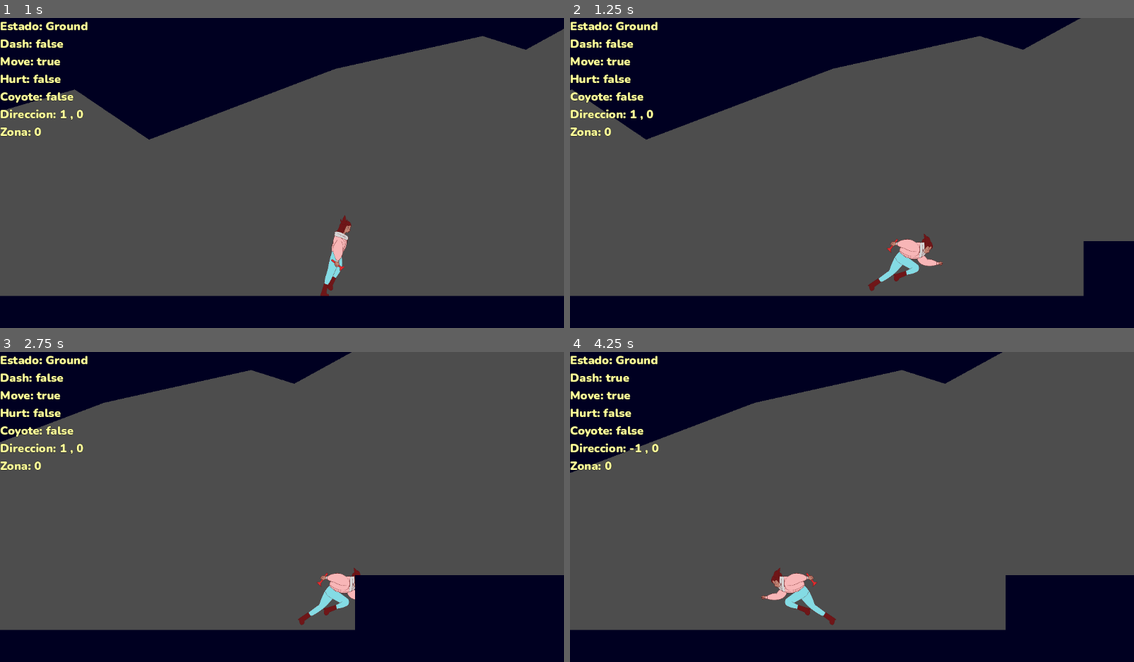
Above: before the commit, frames 1-4 (two rows, left to right).
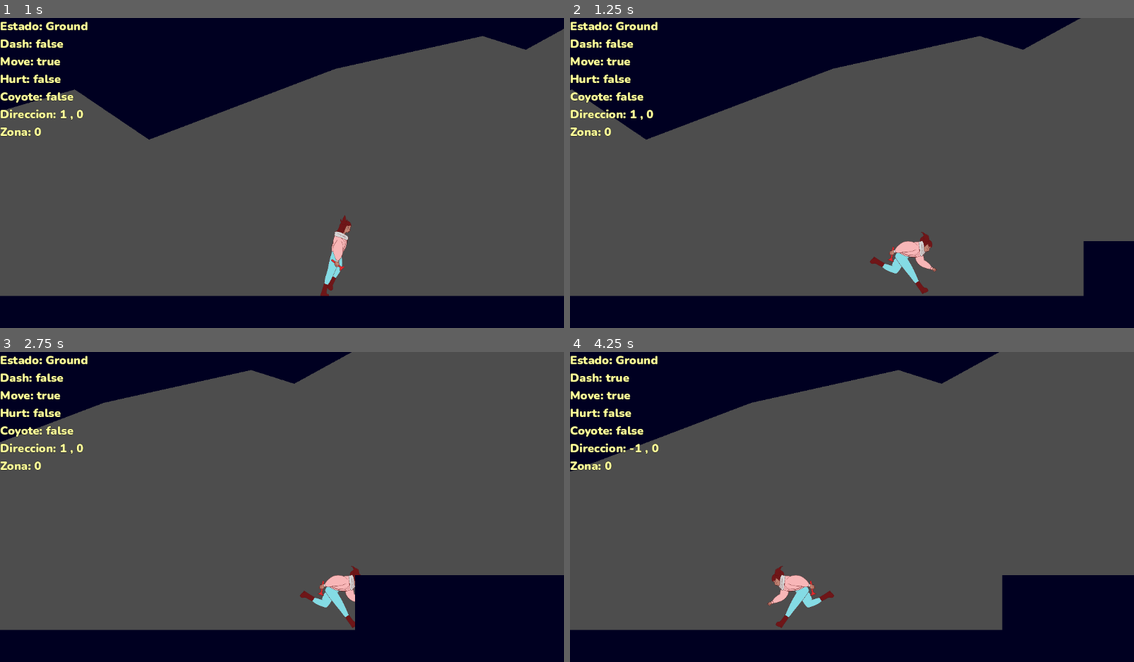
Above: after the commit, the same moments.

Repository: GuillermoC66/Interna
Game: Godot game, scene res://tutorial.tscn
Two runs of this game, one before a commit and one after it. Both use one fixed random seed, a clock stepped at 60 frames per second and the inputs below.
Inputs (mouse positions are in pixels of both pictures, inside the frame that each line leads up to):
- Up to frame 1 (1 s): tap Enter (ui_accept) at 0.5, 0.77 s; move the mouse to (406, 160) at 0.52 s; hold Right (ui_right) from 0.53 s (still down); hold X (dash) from 0.53 s (still down); click (406, 160) at 0.67 s; tap Shift (walk) at 0.8 s
- Up to frame 2 (1.25 s): keep holding Right (ui_right); keep holding X (dash)
- Up to frame 3 (2.75 s): release Right (ui_right) at 1.25 s; release X (dash) at 1.25 s; drag from (169, 525) to (338, 596) at 1.27 s; move the mouse to (338, 441) at 2.02 s; hold Right (ui_right) from 2.03 s (still down); hold X (dash) from 2.03 s (still down); tap Shift (walk) at 2.3 s
- Up to frame 4 (4.25 s): release Right (ui_right) at 2.75 s; release X (dash) at 2.75 s; drag from (823, 575) to (682, 463) at 2.77 s; move the mouse to (1021, 556) at 3.52 s; hold Left (ui_left) from 3.53 s (still down); hold F from 3.53 s (still down); tap Enter (ui_accept) at 3.77 s; tap Shift (walk) at 3.8 s

Frame 1 is identical in both runs. In frame 2, 0.7% of the frame differs, in the area x 52-67%, y 69-90%; in frame 3, 0.6%; in frame 4, 1.1%, in the area x 0-78%, y 0-90%.

Commit message:
Animaciones
Intenté mejorar el feel del movimiento solo en las animaciones

Diff:
--- a/ESCENAS/Player.tscn
+++ b/ESCENAS/Player.tscn
@@ -215,7 +215,7 @@
 
 [sub_resource type="Animation" id="Animation_plnwp"]
 resource_name = "dash"
-length = 0.666671
+length = 0.583338
 step = 0.0416667
 tracks/0/type = "value"
 tracks/0/imported = false
@@ -236,15 +236,15 @@
 tracks/1/interp = 1
 tracks/1/loop_wrap = true
 tracks/1/keys = {
-"times": PackedFloat32Array(0, 0.0416667, 0.0833333, 0.125, 0.166667, 0.208333, 0.25, 0.333333, 0.416667, 0.5, 0.583333, 0.625),
-"transitions": PackedFloat32Array(1, 1, 1, 1, 1, 1, 1, 1, 1, 1, 1, 1),
-"update": 1,
-"values": [0, 1, 2, 3, 4, 6, 7, 8, 9, 10, 11, 12]
+"times": PackedFloat32Array(0, 0.0416667, 0.0833333, 0.125, 0.166666, 0.208333, 0.25, 0.291667, 0.333334, 0.375001, 0.416667, 0.458334, 0.541667),
+"transitions": PackedFloat32Array(1, 1, 1, 1, 1, 1, 1, 1, 1, 1, 1, 1, 1),
+"update": 1,
+"values": [0, 2, 3, 4, 5, 6, 7, 8, 9, 11, 11, 12, 12]
 }
 
 [sub_resource type="Animation" id="Animation_8dsok"]
 resource_name = "fall"
-length = 0.416671
+length = 0.125004
 step = 0.0416667
 tracks/0/type = "value"
 tracks/0/imported = false
@@ -265,10 +265,10 @@
 tracks/1/interp = 1
 tracks/1/loop_wrap = true
 tracks/1/keys = {
-"times": PackedFloat32Array(0, 0.0333333, 0.0666667, 0.1, 0.133333, 0.166667, 0.2, 0.233333),
-"transitions": PackedFloat32Array(1, 1, 1, 1, 1, 1, 1, 1),
-"update": 1,
-"values": [11, 12, 13, 14, 15, 16, 17, 18]
+"times": PackedFloat32Array(0, 0.0833333, 0.125),
+"transitions": PackedFloat32Array(1, 1, 1),
+"update": 1,
+"values": [11, 12, 13]
 }
 
 [sub_resource type="Animation" id="Animation_nghvh"]
@@ -389,8 +389,9 @@
 
 [sub_resource type="Animation" id="Animation_bsht1"]
 resource_name = "run"
+length = 0.625004
 loop_mode = 1
-step = 0.0833333
+step = 0.0416667
 tracks/0/type = "value"
 tracks/0/imported = false
 tracks/0/enabled = true
@@ -410,7 +411,7 @@
 tracks/1/interp = 1
 tracks/1/loop_wrap = true
 tracks/1/keys = {
-"times": PackedFloat32Array(0, 0.166667, 0.333333, 0.5, 0.714286, 0.857143),
+"times": PackedFloat32Array(0, 0.0833333, 0.208333, 0.291667, 0.416667, 0.541667),
 "transitions": PackedFloat32Array(1, 1, 1, 1, 1, 1),
 "update": 1,
 "values": [0, 1, 2, 3, 4, 5]
@@ -447,7 +448,20 @@
 
 [sub_resource type="Animation" id="Animation_7dp0g"]
 resource_name = "tocarpiso"
-step = 0.0416667
+length = 0.333338
+step = 0.0416667
+tracks/0/type = "value"
+tracks/0/imported = false
+tracks/0/enabled = true
+tracks/0/path = NodePath("AnimatedSprite2D:frame")
+tracks/0/interp = 1
+tracks/0/loop_wrap = true
+tracks/0/keys = {
+"times": PackedFloat32Array(0, 0.0833334, 0.166667, 0.25),
+"transitions": PackedFloat32Array(1, 1, 1, 1),
+"update": 1,
+"values": [14, 16, 17, 19]
+}
 
 [sub_resource type="Animation" id="Animation_3juwm"]
 resource_name = "transCrouch"
@@ -480,7 +494,7 @@
 
 [sub_resource type="Animation" id="Animation_4j2au"]
 resource_name = "transLookUp"
-length = 0.125004
+length = 0.0833376
 step = 0.0416667
 tracks/0/type = "value"
 tracks/0/imported = false
@@ -663,7 +677,7 @@
 }],
 "loop": true,
 "name": &"idle",
-"speed": 5.0
+"speed": 24.0
 }, {
 "frames": [{
 "duration": 1.0,
@@ -874,6 +888,9 @@
 
 [sub_resource type="AnimationNodeAnimation" id="AnimationNodeAnimation_kd5rr"]
 
+[sub_resource type="AnimationNodeAnimation" id="AnimationNodeAnimation_1xrhv"]
+animation = &"tocarpiso"
+
 [sub_resource type="AnimationNodeAnimation" id="AnimationNodeAnimation_t8nng"]
 animation = &"transCrouch"
 
@@ -889,7 +906,6 @@
 
 [sub_resource type="AnimationNodeStateMachineTransition" id="AnimationNodeStateMachineTransition_cib5d"]
 switch_mode = 2
-advance_mode = 2
 
 [sub_resource type="AnimationNodeStateMachineTransition" id="AnimationNodeStateMachineTransition_4acyx"]
 advance_mode = 2
@@ -918,10 +934,6 @@
 
 [sub_resource type="AnimationNodeStateMachineTransition" id="AnimationNodeStateMachineTransition_0ls42"]
 
-[sub_resource type="AnimationNodeStateMachineTransition" id="AnimationNodeStateMachineTransition_jbu0a"]
-switch_mode = 2
-advance_mode = 2
-
 [sub_resource type="AnimationNodeStateMachineTransition" id="AnimationNodeStateMachineTransition_385kg"]
 switch_mode = 2
 advance_mode = 2
@@ -941,6 +953,12 @@
 [sub_resource type="AnimationNodeStateMachineTransition" id="AnimationNodeStateMachineTransition_3srqm"]
 
 [sub_resource type="AnimationNodeStateMachineTransition" id="AnimationNodeStateMachineTransition_aqqc5"]
+
+[sub_resource type="AnimationNodeStateMachineTransition" id="AnimationNodeStateMachineTransition_vxynm"]
+switch_mode = 2
+
+[sub_resource type="AnimationNodeStateMachineTransition" id="AnimationNodeStateMachineTransition_s6w6m"]
+switch_mode = 2
 
 [sub_resource type="AnimationNodeStateMachine" id="AnimationNodeStateMachine_pkx8b"]
 states/End/position = Vector2(860, 21.5106)
@@ -954,7 +972,7 @@
 states/dash/node = SubResource("AnimationNodeAnimation_ykng6")
 states/dash/position = Vector2(-130.741, -95.6959)
 states/fall/node = SubResource("AnimationNodeAnimation_tn30q")
-states/fall/position = Vector2(211.926, -188.967)
+states/fall/position = Vector2(143.926, -188.967)
 states/hurt/node = SubResource("AnimationNodeAnimation_a350r")
 states/hurt/position = Vector2(-131.004, 61.9436)
 states/idle/node = SubResource("AnimationNodeAnimation_flk56")
@@ -967,14 +985,16 @@
 states/run/position = Vector2(391.037, -41.2292)
 states/stop/node = SubResource("AnimationNodeAnimation_kd5rr")
 states/stop/position = Vector2(399.259, 36.2174)
+states/tocarpiso/node = SubResource("AnimationNodeAnimation_1xrhv")
+states/tocarpiso/position = Vector2(277.704, -166.834)
 states/transCrouch/node = SubResource("AnimationNodeAnimation_t8nng")
 states/transCrouch/position = Vector2(-12.9302, 143.741)
 states/transLookUp/node = SubResource("AnimationNodeAnimation_414qi")
 states/transLookUp/position = Vector2(277.704, 145.207)
 states/walk/node = SubResource("AnimationNodeAnimation_h2w5o")
 states/walk/position = Vector2(461.259, -113.8)
-transitions = ["transLookUp", "lookup", SubResource("Animati …(923 unchanged characters)… ionNodeStateMachineTransition_0ls42"), "fall", "idle", SubResource("AnimationNodeStateMachineTransition_jbu0a"), "IdleToWalk", "walk", SubResource("AnimationNodeStateMachineTransition_385kg"), "idle", "IdleToWalk", SubResource("AnimationNodeStateMachineTransition_uxlg7"), "walk", "idle", SubResource("AnimationNodeStateMachineTransition_uyne2"), "idle", "dash", SubResource("AnimationNodeStateMachineTransition_vvrie"), "dash", "idle", SubResource("AnimationNodeStateMachineTransition_olx4d"), "jump", "dash", SubResource("AnimationNodeStateMachineTransition_0e41x"), "idle", "hurt", SubResource("AnimationNodeStateMachineTransition_rn5lj"), "hurt", "idle", SubResource("AnimationNodeStateMachineTransition_3srqm"), "run", "dash", SubResource("AnimationNodeStateMachineTransition_aqqc5")]
-graph_offset = Vector2(-563.951, 44.5269)
+transitions = ["transLookUp", "lookup", SubResource("Animati …(923 unchanged characters)… ionNodeStateMachineTransition_0ls42"), "IdleToWalk", "walk", SubResource("AnimationNodeStateMachineTransition_385kg"), "idle", "IdleToWalk", SubResource("AnimationNodeStateMachineTransition_uxlg7"), "walk", "idle", SubResource("AnimationNodeStateMachineTransition_uyne2"), "idle", "dash", SubResource("AnimationNodeStateMachineTransition_vvrie"), "dash", "idle", SubResource("AnimationNodeStateMachineTransition_olx4d"), "jump", "dash", SubResource("AnimationNodeStateMachineTransition_0e41x"), "idle", "hurt", SubResource("AnimationNodeStateMachineTransition_rn5lj"), "hurt", "idle", SubResource("AnimationNodeStateMachineTransition_3srqm"), "run", "dash", SubResource("AnimationNodeStateMachineTransition_aqqc5"), "tocarpiso", "idle", SubResource("AnimationNodeStateMachineTransition_vxynm"), "fall", "tocarpiso", SubResource("AnimationNodeStateMachineTransition_s6w6m")]
+graph_offset = Vector2(-563.951, -83.9977)
 
 [node name="Player" type="CharacterBody2D"]
 script = ExtResource("1_5qni1")
--- a/SCRIPTS/Player.gd
+++ b/SCRIPTS/Player.gd
@@ -11,7 +11,7 @@
 #Movimiento
 var directionX : float = 0
 var directionY : float = 0
-var velocidadCaminar : float = 800
+var velocidadCaminar : float = 500
 var velocidadCorrer : float = 1700
 
 #Animacion
Not shown: 1 places in ESCENAS/Player.tscn that only renumber resources
